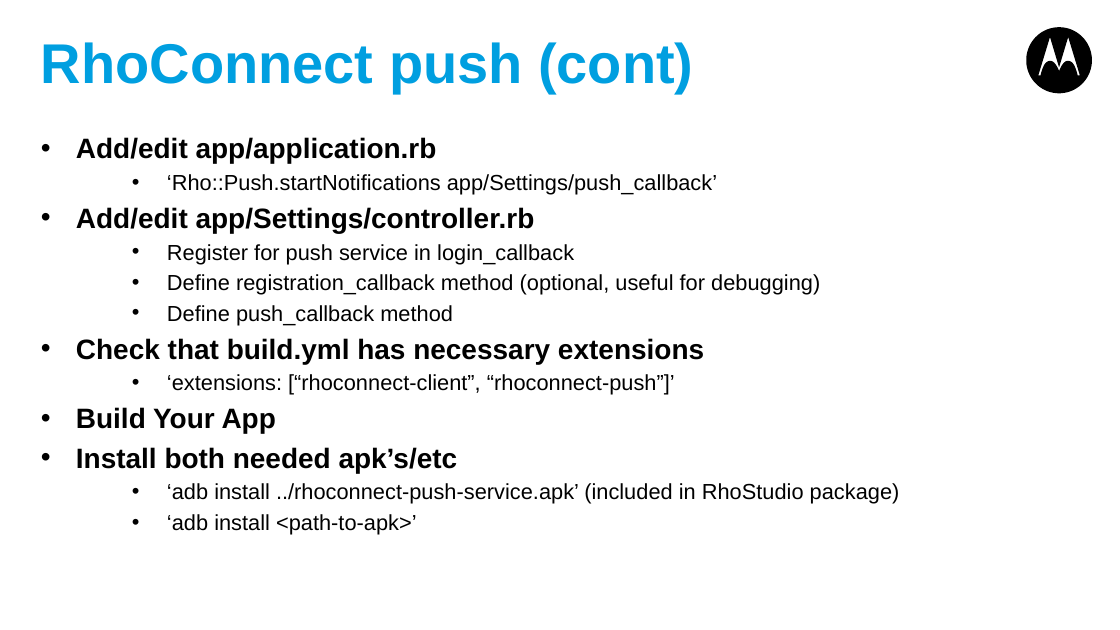
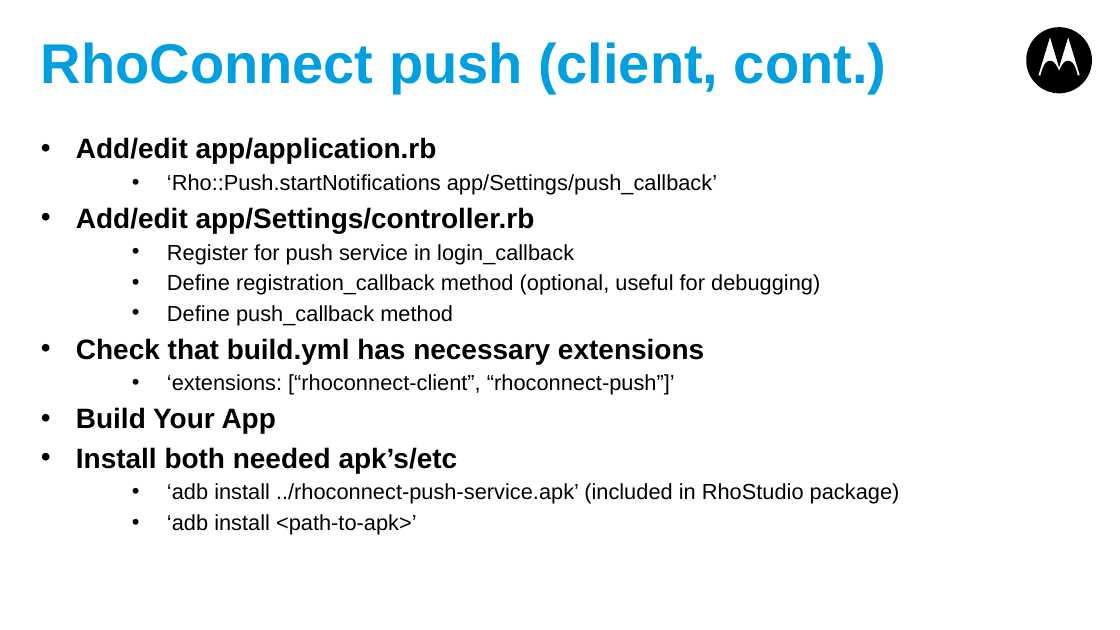
Before and after one commit to shurab/Rhoconnect-Push-Demo, a slide deck: slide 8 of RhoConnect-Push.pptx. Drawn at 1120x630 pixels with LibreOffice and Linux fonts; fonts in the diff are those of the drawing. Boxes give left, top, right and bottom in pixels: in the first picture for what was removed or moved away, otherwise in the second. Text is boxed around its words. In the diff, an @@ line names an element or a change of style, - is before the commit and + after.

Commit message:
updated deck

```diff
--- a/RhoConnect-Push.pptx
+++ b/RhoConnect-Push.pptx
@@ title at bbox=[41, 42, 886, 93]: text changed @@
-RhoConnect push (cont)
+RhoConnect push (client, cont.)
```
Also in this commit, not shown: 1 other slide changed.
